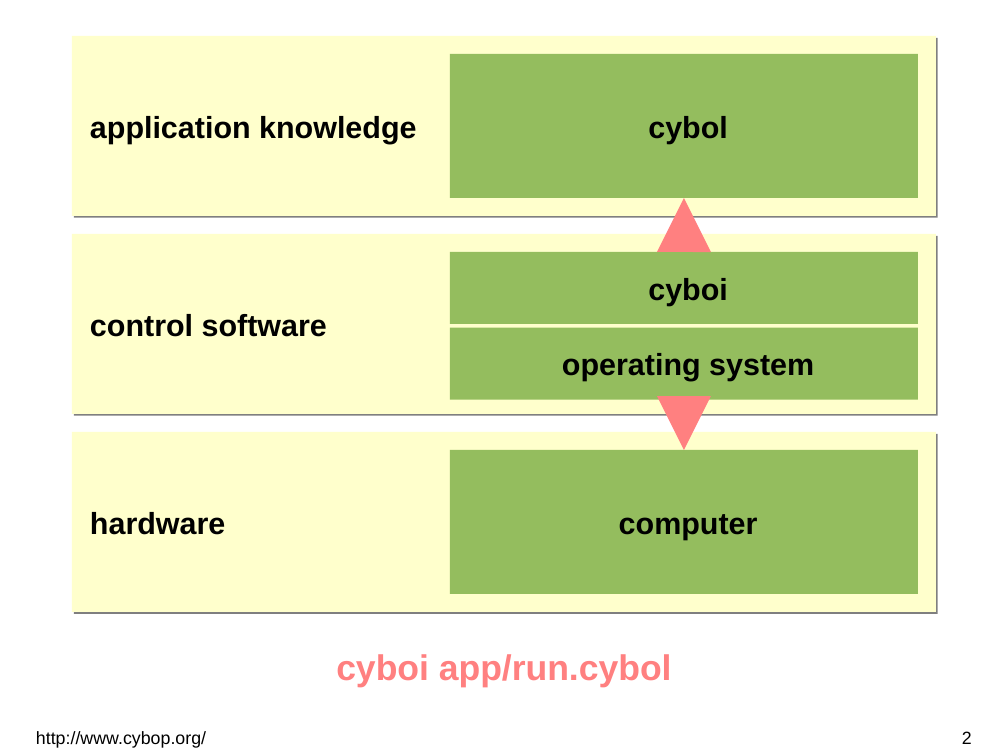
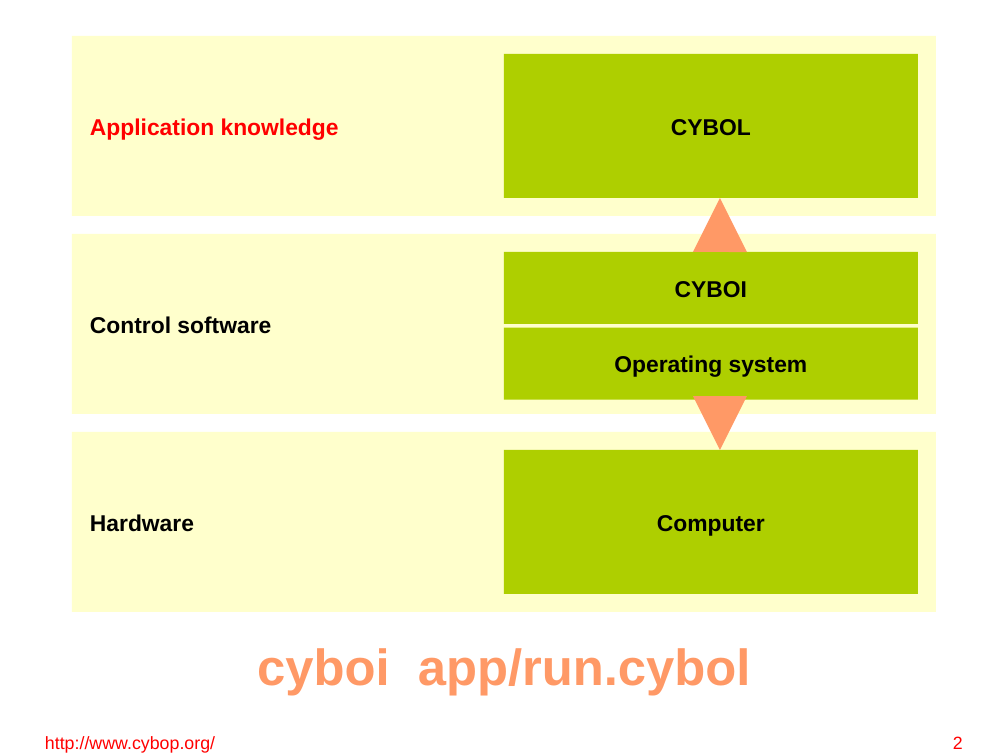
Before and after one commit to GitMirroring/cybop, a slide deck: slide 2 of doc/lightning_talk/cybop.odp. Drawn at 1008x756 pixels with LibreOffice and Linux fonts; fonts in the diff are those of the drawing; background and template pictures are left out. Boxes give left, top, right and bottom in pixels: in the first picture for what was removed or moved away, otherwise in the second. Text is boxed around its words. In the diff, an @@ line names an element or a change of style, - is before the commit and + after.

```diff
--- a/doc/lightning_talk/cybop.odp
+++ b/doc/lightning_talk/cybop.odp
@@ rectangle "CYBOL" resized from (x1=450, y1=54, x2=918, y2=198) to (x1=504, y1=54, x2=918, y2=198) @@
@@ text in rectangle at (x1=90, y1=118, x2=339, y2=140): text changed; size 24 to 18 pt; text colour #000000 to #FF0000 @@
-application knowledge
+Application knowledge
@@ text in rectangle at (x1=671, y1=119, x2=751, y2=136): text changed; size 24 to 18 pt @@
-cybol
+CYBOL
@@ arrow moved from (684, 252) - (684, 198) to (720, 252) - (720, 198) @@
@@ arrow (720, 252) - (720, 198): stroke #FF8080 14.17 pt to #FF9966 14.17 pt @@
@@ rectangle "CYBOI" resized from (x1=450, y1=252, x2=918, y2=325) to (x1=504, y1=252, x2=918, y2=325) @@
@@ text in rectangle at (x1=675, y1=281, x2=747, y2=298): text changed; size 24 to 18 pt @@
-cyboi
+CYBOI
@@ text in rectangle at (x1=90, y1=316, x2=271, y2=334): text changed; size 24 to 18 pt @@
-control software
+Control software
@@ rectangle "Operating system" resized from (x1=450, y1=327, x2=918, y2=400) to (x1=504, y1=327, x2=918, y2=400) @@
@@ text in rectangle at (x1=614, y1=355, x2=808, y2=377): text changed; size 24 to 18 pt @@
-operating system
+Operating system
@@ arrow moved from (684, 396) - (684, 450) to (720, 396) - (720, 450) @@
@@ arrow (720, 396) - (720, 450): stroke #FF8080 14.17 pt to #FF9966 14.17 pt @@
@@ shadow off in 3 elements at (x1=72, y1=36, x2=937, y2=216), (x1=72, y1=234, x2=937, y2=414), (x1=72, y1=432, x2=937, y2=612) @@
@@ fill #94BD5E to #AECF00 in 4 elements at (x1=504, y1=54, x2=918, y2=198), (x1=504, y1=252, x2=918, y2=325), (x1=504, y1=327, x2=918, y2=400), (x1=504, y1=450, x2=918, y2=594) @@
@@ rectangle "Computer" resized from (x1=450, y1=450, x2=918, y2=594) to (x1=504, y1=450, x2=918, y2=594) @@
@@ text in rectangle at (x1=90, y1=514, x2=194, y2=532): text changed; size 24 to 18 pt @@
-hardware
+Hardware
@@ text in rectangle at (x1=657, y1=515, x2=765, y2=536): text changed; size 24 to 18 pt @@
-computer
+Computer
@@ text "cyboi app/run.cybol" at (x1=257, y1=648, x2=751, y2=695): size 28 to 40 pt, text colour #FF8080 to #FF9966; vertical alignment middle to top @@
@@ text "http://www.cybop.org/" at (x1=45, y1=736, x2=215, y2=753): text colour #000000 to #FF0000 @@
@@ page number at (x1=953, y1=736, x2=963, y2=749): text colour #000000 to #FF0000 @@
```
Also in this commit, not shown: 10 other slides changed, 3 slides added, 2 slides removed, 1 other file.
